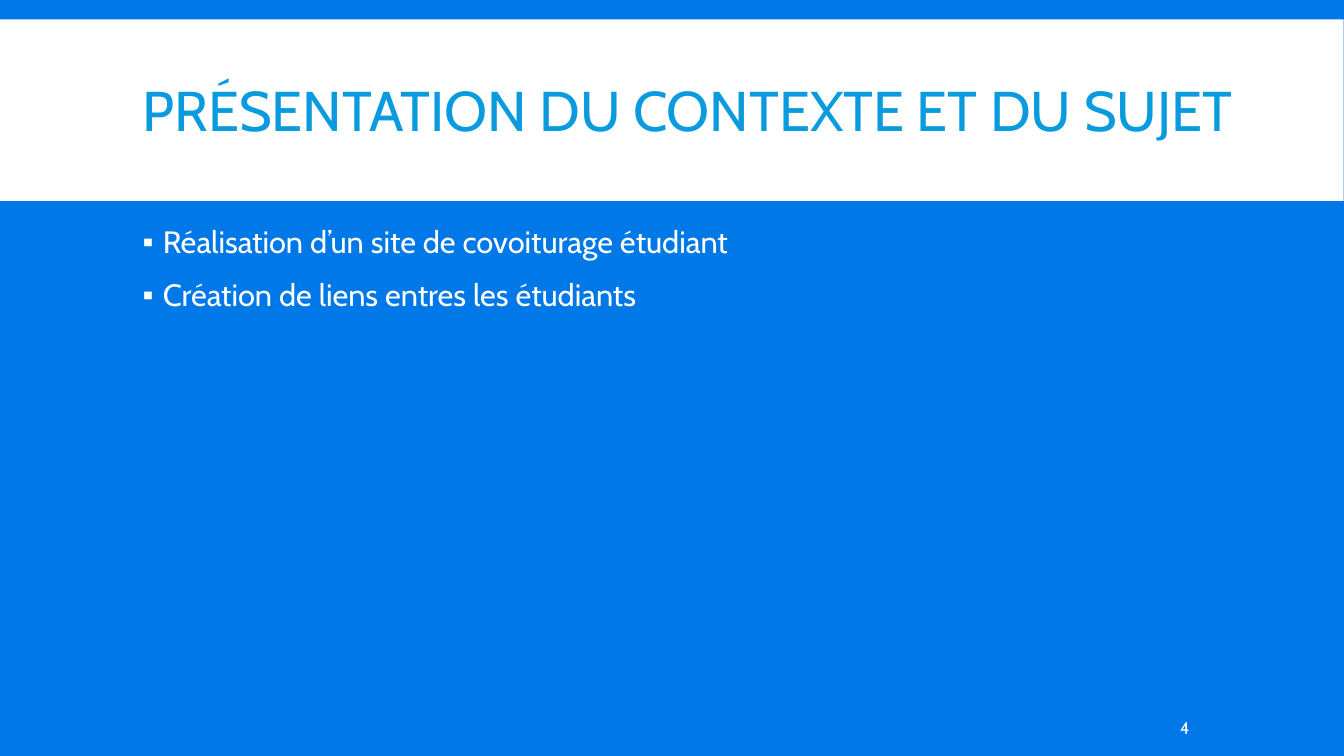
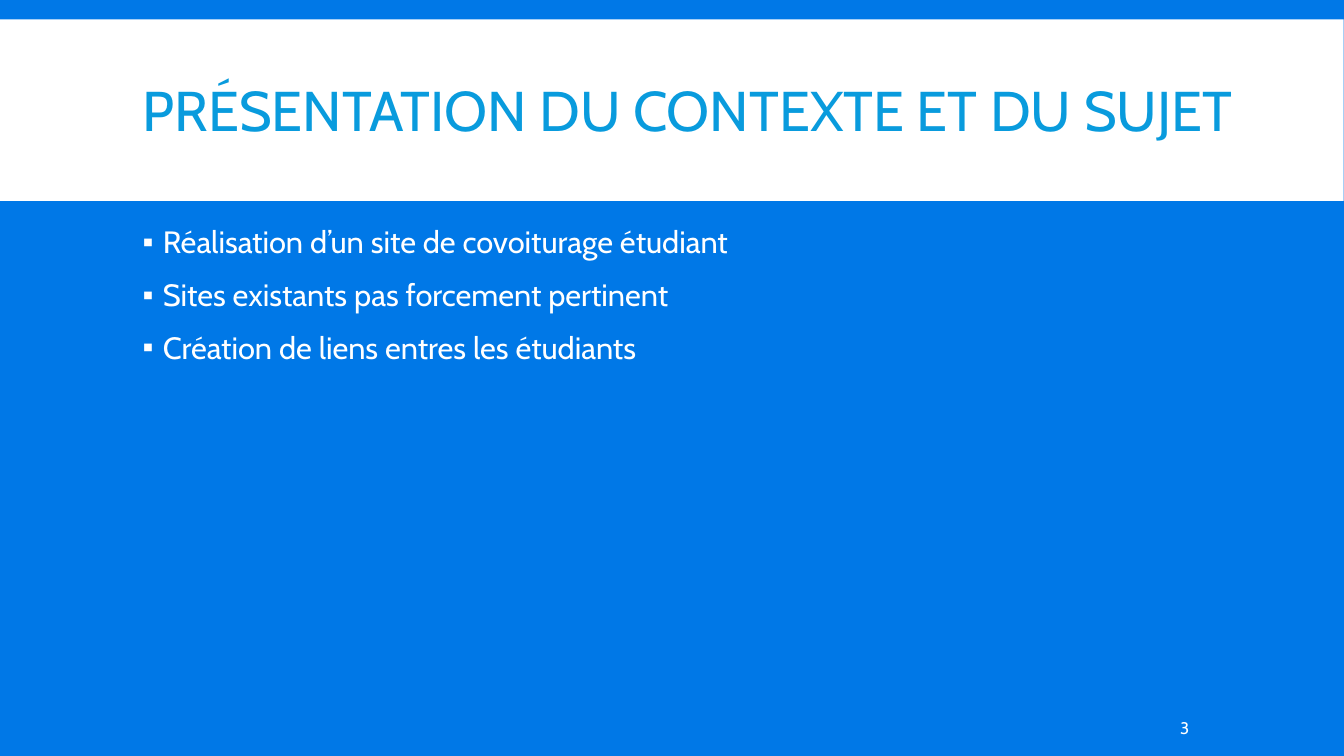
Before and after one commit to RetroAsh/CoEtu, a slide deck: slide 3 of rapports/Freetu.pptx (slide 4 before the commit). Drawn at 1344x756 pixels with LibreOffice and Linux fonts; fonts in the diff are those of the drawing. Boxes give left, top, right and bottom in pixels: in the first picture for what was removed or moved away, otherwise in the second. Text is boxed around its words. In the diff, an @@ line names an element or a change of style, - is before the commit and + after.

```diff
--- a/rapports/Freetu.pptx
+++ b/rapports/Freetu.pptx
@@ text at <box>163,283,668,313</box>: paragraph added @@
+▪ Sites existants pas forcement pertinent
@@ page number at <box>1180,722,1189,735</box>: text changed @@
-4
+3
```
Also in this commit, not shown: 6 other slides changed, 5 slides added, 2 slides removed, 3 other files.
